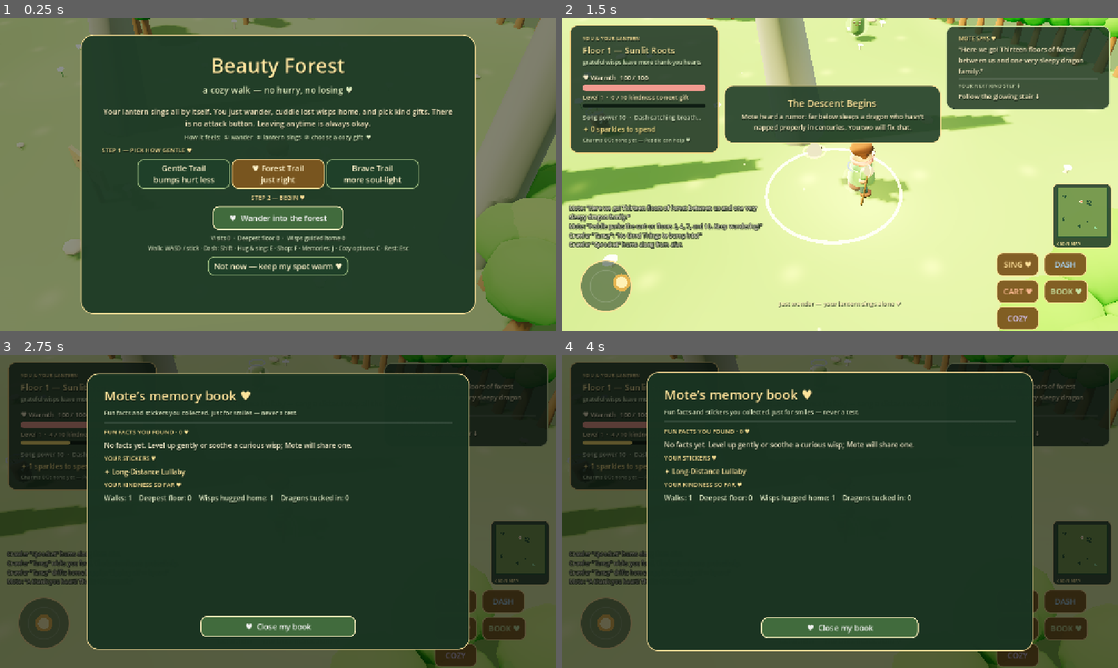
Above: before the commit, frames 1-4 (two rows, left to right).
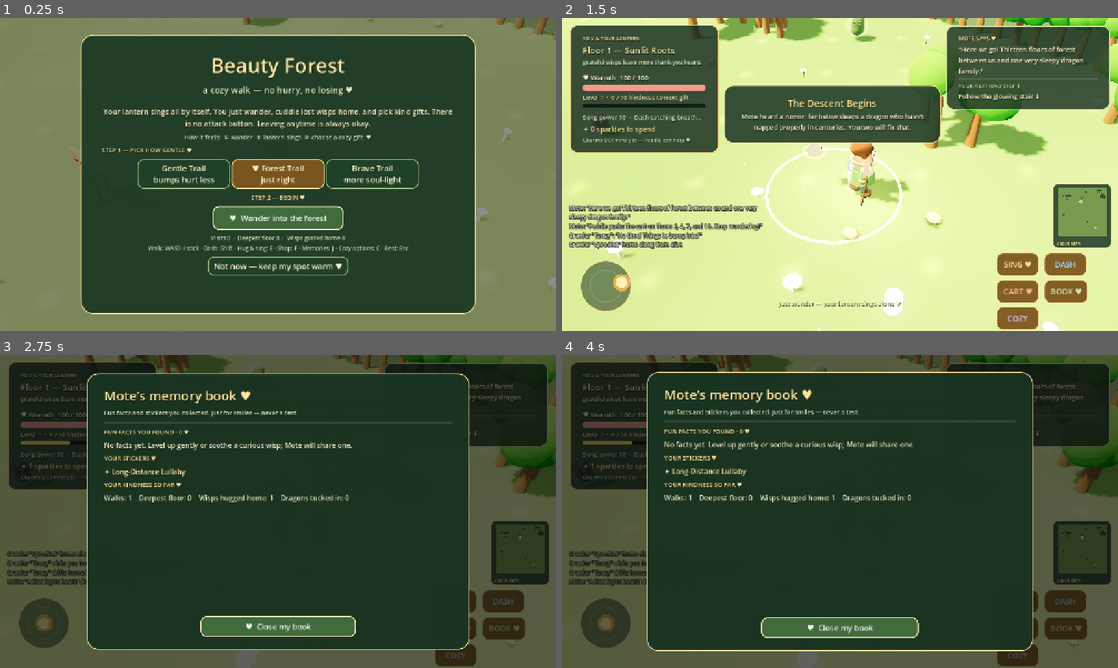
Above: after the commit, the same moments.

Repository: mlibre/beauty-forest
Game: Godot game, scene res://scenes/main.tscn
Two runs of this game, one before a commit and one after it. Both use one fixed random seed, a clock stepped at 60 frames per second and the inputs below.
Inputs (mouse positions are in pixels of both pictures, inside the frame that each line leads up to):
- Up to frame 1 (0.25 s): no input
- Up to frame 2 (1.5 s): tap Enter (ui_accept) at 0.5 s; move the mouse to (962, 158) at 0.52 s; hold D (bf_right) 0.53-1.25 s; tap Shift (bf_dash) at 0.6 s; click (962, 158) at 0.67 s; tap F (bf_shop) at 0.77 s; drag from (606, 287) to (812, 237) at 1.27 s
- Up to frame 3 (2.75 s): move the mouse to (333, 442) at 2.02 s; hold D (bf_right) from 2.03 s (still down); hold J (bf_journal) from 2.03 s (still down)
- Up to frame 4 (4 s): release D (bf_right) at 2.75 s; release J (bf_journal) at 2.75 s; click "SING ♥" at 2.75 s; drag from (812, 574) to (673, 464) at 3.52 s

The runs differ from the first frame. In frame 1, 5.2% of the frame differs, in the area x 0-100%, y 0-100%; in frame 2, 12%; in frame 3, 4.1%; in frame 4, 4.0%.

Commit message:
fix(world): stop generating walls the grove refuses to draw
world_scenery draws no tree on a wall cell within one cell of a clearing,
but collision came straight from is_floor() with no such margin. Every
wall inside that band was therefore invisible and solid: measured 28 of
them across 11 of 13 campaign floors, each stopping the player dead
against bare moss with a 1.70m box they could not see.

Generate groves outside the visual's margin instead, so collision and
visuals agree by construction rather than by two predicates drifting
apart. Zero such cells across 200 sampled floors, and grove density rose
(235 to 259 trees on floor 1) because cells the margin used to waste are
still open floor.

Also fix a real shader bug the sunbeam fix introduced: VIEW_MATRIX *
vec4(0,0,1,0) is a vec4 and cannot be assigned to a vec3. The graphics
suite never caught it because no suite builds a floor with a real
material — the new check reads the shader source and the mesh normals, not
the compiled result.

Diff:
--- a/scripts/dungeon_generator.gd
+++ b/scripts/dungeon_generator.gd
@@ -50,14 +50,18 @@
     for grove_index in range(grove_count):
         var gx := rng.randi_range(2, width - 3)
         var gy := rng.randi_range(2, height - 3)
-        if _point_in_any_room(clearings, gx, gy):
+        if _point_in_any_room(clearings, gx, gy, 1):
             continue
         var radius := rng.randi_range(1, 3)
         for yy in range(gy - radius, gy + radius + 1):
             for xx in range(gx - radius, gx + radius + 1):
                 if xx <= 1 or yy <= 1 or xx >= width - 2 or yy >= height - 2:
                     continue
-                if _point_in_any_room(clearings, xx, yy):
+                # The grove visual deliberately leaves a one-cell margin around
+                # each clearing open, so a wall here would be collidable with
+                # nothing drawn on it — an invisible barrier ringing every room.
+                # Only grow groves outside that margin.
+                if _point_in_any_room(clearings, xx, yy, 1):
                     continue
                 var distance := Vector2(float(xx - gx), float(yy - gy)).length()
                 if distance <= float(radius) and rng.randf() < (1.0 - distance / float(radius + 1)) * 0.88:
@@ -112,10 +116,10 @@
         "floor": safe_floor,
     }
 
-static func _point_in_any_room(rooms: Array[Dictionary], x: int, y: int) -> bool:
+static func _point_in_any_room(rooms: Array[Dictionary], x: int, y: int, margin: int = 0) -> bool:
     for room: Dictionary in rooms:
-        if x >= int(room["x"]) and x < int(room["x"]) + int(room["w"]) \
-                and y >= int(room["y"]) and y < int(room["y"]) + int(room["h"]):
+        if x >= int(room["x"]) - margin and x < int(room["x"]) + int(room["w"]) + margin \
+                and y >= int(room["y"]) - margin and y < int(room["y"]) + int(room["h"]) + margin:
             return true
     return false
 
--- a/shaders/sunbeam.gdshader
+++ b/shaders/sunbeam.gdshader
@@ -30,7 +30,9 @@
 	// How squarely this patch of the cone surface points at the camera.
 	// Abs() so the inside of the far wall glows too: cull_disabled means we
 	// draw both sides, and a one-sided beam would look like a paper triangle.
-	vec3 to_view = normalize(VIEW_MATRIX * vec4(0.0, 0.0, 1.0, 0.0));
+	// VIEW_MATRIX is world->view, so the camera forward vector is already in
+	// world space once the matrix is applied: no inverse needed.
+	vec3 to_view = normalize((VIEW_MATRIX * vec4(0.0, 0.0, 1.0, 0.0)).xyz);
 	v_facing = abs(dot(normalize((MODEL_MATRIX * vec4(NORMAL, 0.0)).xyz), to_view));
 	v_up = t;
 	// A slow lean keeps the light alive without any visible geometry moving.
--- a/tests/regression_dungeon.gd
+++ b/tests/regression_dungeon.gd
@@ -10,6 +10,7 @@
 func _run() -> void:
 	_test_line_of_sight_endpoints()
 	_test_generated_topology()
+	_test_no_invisible_walls_around_clearings()
 	if failures.is_empty():
 		print("BEAUTY_FOREST_DUNGEON_OK")
 		quit(0)
@@ -37,6 +38,27 @@
 		for sample: int in range(8):
 			var dungeon: Dictionary = D.generate(floor_number)
 			_validate_dungeon(dungeon, floor_number, sample)
+
+func _test_no_invisible_walls_around_clearings() -> void:
+	# The grove visual deliberately skips drawing a tree on any wall cell within
+	# one cell of a clearing, but collision came straight from is_floor(). Any
+	# wall inside that margin was therefore an invisible barrier ringing every
+	# room: measured 28 such cells across 11 of 13 campaign floors, each one
+	# stopping the player dead against empty moss.
+	for sample: int in range(40):
+		var dungeon: Dictionary = D.generate(1 + sample)
+		var rooms: Array = dungeon.get("rooms", [])
+		for room: Dictionary in rooms:
+			var room_x := int(room["x"])
+			var room_y := int(room["y"])
+			for z in range(room_y - 1, room_y + int(room["h"]) + 1):
+				for x in range(room_x - 1, room_x + int(room["w"]) + 1):
+					if D.is_floor(dungeon, x, z):
+						continue
+					failures.append(
+						"floor %d sample %d generated an undrawable wall at %d,%d inside a clearing's margin"
+						% [1 + sample, sample, x, z])
+					return
 
 func _validate_dungeon(dungeon: Dictionary, floor_number: int, sample: int) -> void:
 	var width := int(dungeon.get("width", -1))
